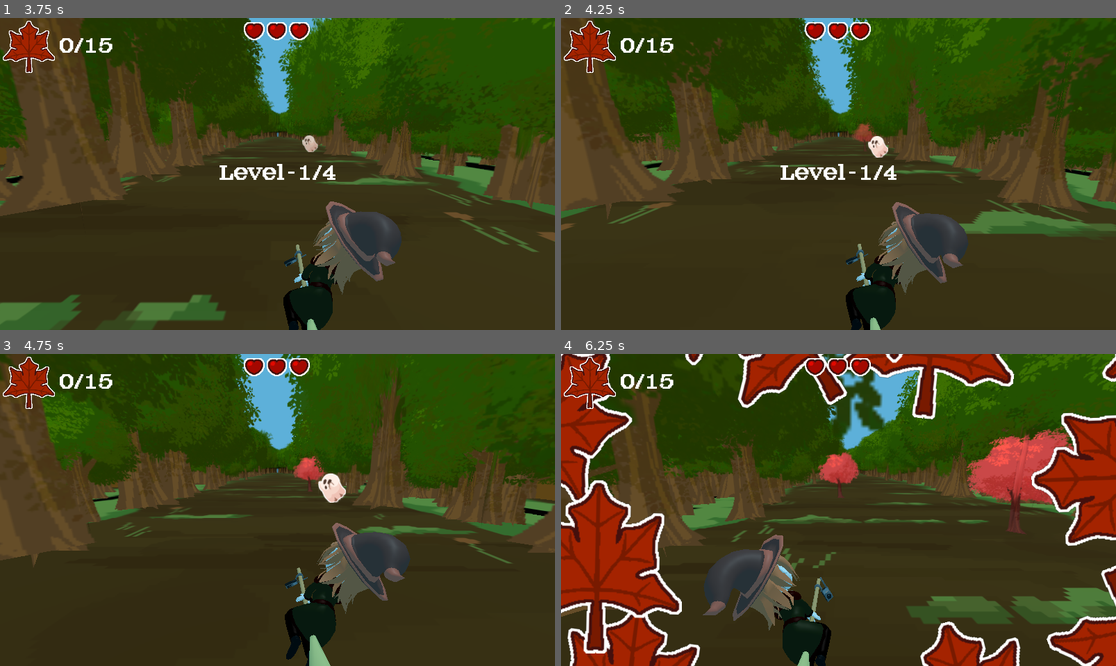
Above: before the commit, frames 1-4 (two rows, left to right).
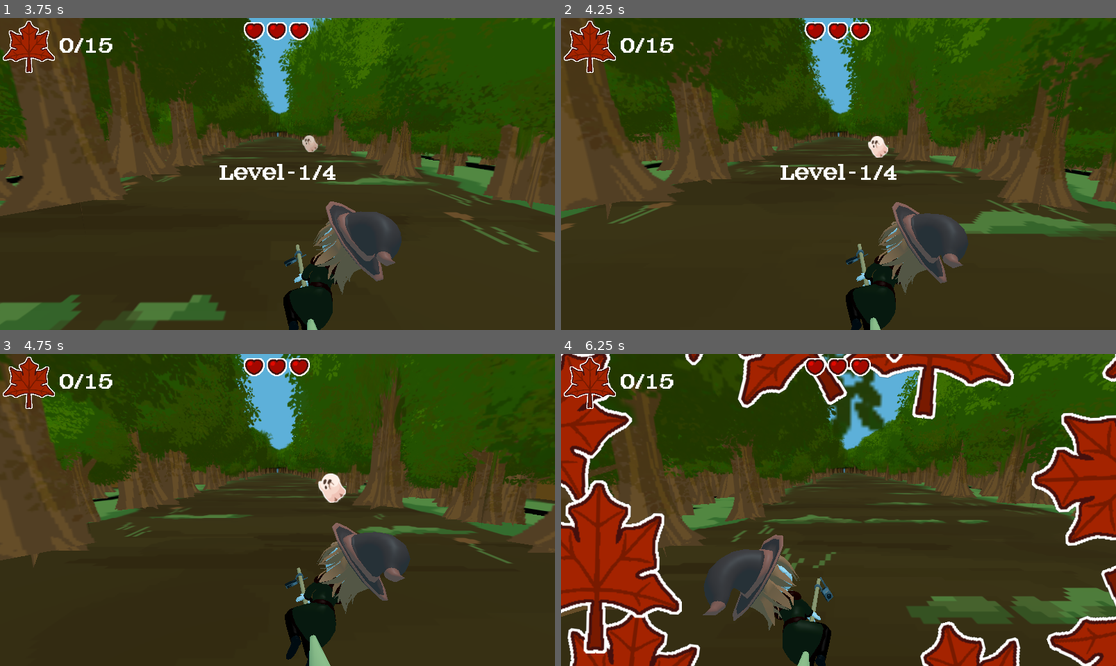
Above: after the commit, the same moments.

Repository: wewewer123/Cozy-Chaos-Fall-2025
Game: Godot game, scene res://scenes/game/GameHolder.tscn
Same seed, same stepped clock (60 frames per second), same inputs: the game is played once before the commit and once after it.
Inputs (mouse positions are in pixels of both pictures, inside the frame that each line leads up to):
- Up to frame 1 (3.75 s): tap Enter at 0.5 s; move the mouse to (399, 158) at 0.52 s; hold D (right) 0.53-1.25 s; tap T at 0.6 s; click (399, 158) at 0.67 s; click "start" at 1.25 s; click "start" at 2 s; move the mouse to (166, 189) at 2.77 s; hold A (left) 2.78-3.53 s; tap Y at 2.85 s; move the mouse to (333, 105) at 3.52 s; hold D (right) from 3.53 s (still down); tap Tab at 3.6 s
- Up to frame 2 (4.25 s): keep holding D (right)
- Up to frame 3 (4.75 s): keep holding D (right); move the mouse to (249, 572) at 4.27 s; tap T at 4.35 s; click (249, 572) at 4.42 s
- Up to frame 4 (6.25 s): move the mouse to (1005, 556) at 5.02 s; release D (right) at 5.03 s; hold A (left) from 5.03 s (still down); tap Y at 5.1 s; tap Escape (escape) at 5.65 s; move the mouse to (672, 463) at 5.77 s; tap Tab at 5.85 s

Frame 1 is identical in both runs. In frame 2, 0.2% of the frame differs, in the area x 52-57%, y 33-40%; in frame 3, 0.3%; in frame 4, 3.3%, in the area x 46-93%, y 23-58%.

Commit message:
Adds Logic For Difficulty Slider

Diff:
--- a/scenes/ui/main_menu.tscn
+++ b/scenes/ui/main_menu.tscn
@@ -483,7 +483,7 @@
 [connection signal="visibility_changed" from="CenterContainer/Options" to="CenterContainer/Options" method="_on_visibility_changed"]
 [connection signal="toggled" from="CenterContainer/Options/MarginContainer/VBoxContainer/Graphic/VBoxContainer/MarginContainer3/GridContainer/CheckBox" to="CenterContainer/Options" method="_on_check_box_toggled"]
 [connection signal="item_selected" from="CenterContainer/Options/MarginContainer/VBoxContainer/Graphic/VBoxContainer/MarginContainer3/GridContainer/MarginContainer/OptionButton" to="CenterContainer/Options" method="_on_option_button_item_selected"]
-[connection signal="changed" from="CenterContainer/Options/MarginContainer/VBoxContainer/Speed/VBoxContainer/MarginContainer3/VBoxContainer/HBoxContainer2/DifficultySlider" to="CenterContainer/Options" method="_on_difficulty_slider_changed"]
+[connection signal="value_changed" from="CenterContainer/Options/MarginContainer/VBoxContainer/Speed/VBoxContainer/MarginContainer3/VBoxContainer/HBoxContainer2/DifficultySlider" to="CenterContainer/Options" method="_on_difficulty_slider_value_changed"]
 [connection signal="value_changed" from="CenterContainer/Options/MarginContainer/VBoxContainer/Audio/VBoxContainer/MarginContainer4/VBoxContainer/HBoxContainer/MasterVolSlider" to="CenterContainer/Options" method="_on_master_vol_slider_value_changed"]
 [connection signal="value_changed" from="CenterContainer/Options/MarginContainer/VBoxContainer/Audio/VBoxContainer/MarginContainer4/VBoxContainer/HBoxContainer2/MusicVolSlider" to="CenterContainer/Options" method="_on_music_vol_slider_value_changed"]
 [connection signal="value_changed" from="CenterContainer/Options/MarginContainer/VBoxContainer/Audio/VBoxContainer/MarginContainer4/VBoxContainer/HBoxContainer3/SFXVolSlider" to="CenterContainer/Options" method="_on_sfx_vol_slider_value_changed"]
--- a/scripts/game/globals.gd
+++ b/scripts/game/globals.gd
@@ -3,18 +3,22 @@
 var max_player_health = 3
 var max_leaf_count = 15
 
-var SPAWN_DIFFICULTY_MULTIPLIER = 1
-
-var LANE_SPAWN_TIMERS := {
-	GameManager.game_states.LEVEL1: 1.0 * SPAWN_DIFFICULTY_MULTIPLIER,
-	GameManager.game_states.LEVEL2: 0.7 * SPAWN_DIFFICULTY_MULTIPLIER,
-	GameManager.game_states.LEVEL3: 0.5 * SPAWN_DIFFICULTY_MULTIPLIER,
-	GameManager.game_states.LEVEL4: 0.3 * SPAWN_DIFFICULTY_MULTIPLIER
-}
-
 var object_spawn_distance:float = 60
 
 var debug_skip_radio = false
+
+func get_spawn_time_for_level(value: GameManager.game_states) -> float:
+	var base_time = _base_spawn_times.get(value)
+	return base_time * lane_object_spawn_time_multiplier
+
+var lane_object_spawn_time_multiplier = 5.0
+
+var _base_spawn_times := {
+	GameManager.game_states.LEVEL1: 1.0,
+	GameManager.game_states.LEVEL2: 0.7,
+	GameManager.game_states.LEVEL3: 0.5,
+	GameManager.game_states.LEVEL4: 0.3,
+}
 
 # Current spawning timer speeds
 #     Lv1: 1.0
--- a/scripts/lane_objects/Spawner.gd
+++ b/scripts/lane_objects/Spawner.gd
@@ -29,7 +29,7 @@
 	self.player_locat = player_locator
 	self.object_parent = spawned_object_parent
 	var timer:LaneSpawnTimer = $LaneSpawnTimer
-	timer.init(Globals.LANE_SPAWN_TIMERS.get(level))
+	timer.init(Globals.get_spawn_time_for_level(level))
 
 	rng.randomize()
 	lanes = []
--- a/scripts/ui/options.gd
+++ b/scripts/ui/options.gd
@@ -15,7 +15,7 @@
 	_on_master_vol_slider_value_changed(slider_master_val.value)
 	_on_sfx_vol_slider_value_changed(slider_sfx_val.value)
 	_on_music_vol_slider_value_changed(slider_music_val.value)
-	_on_difficulty_slider_value_changed(slider_difficulty_val.value)
+	slider_difficulty_val.value = Globals.lane_object_spawn_time_multiplier
 
 func _on_check_box_toggled(toggled_on: bool) -> void:
 	if toggled_on:
@@ -49,6 +49,7 @@
 
 func _on_difficulty_slider_value_changed(value: float) -> void:
 	diff_val.text = str("%*.1f seconds" % [3, value])
+	Globals.lane_object_spawn_time_multiplier = value
 
 func _on_visibility_changed() -> void:
 	$MarginContainer/VBoxContainer/Graphic/VBoxContainer/MarginContainer2/Label.grab_focus()
--- a/tutorial.gd
+++ b/tutorial.gd
@@ -1,5 +1,7 @@
 extends Node
 class_name Tutorial
+
+#TODO: Stop all coroutines if user goes back to main menu via escape
 
 @export var tutorial_audio:TutorialAudioContainer
 
